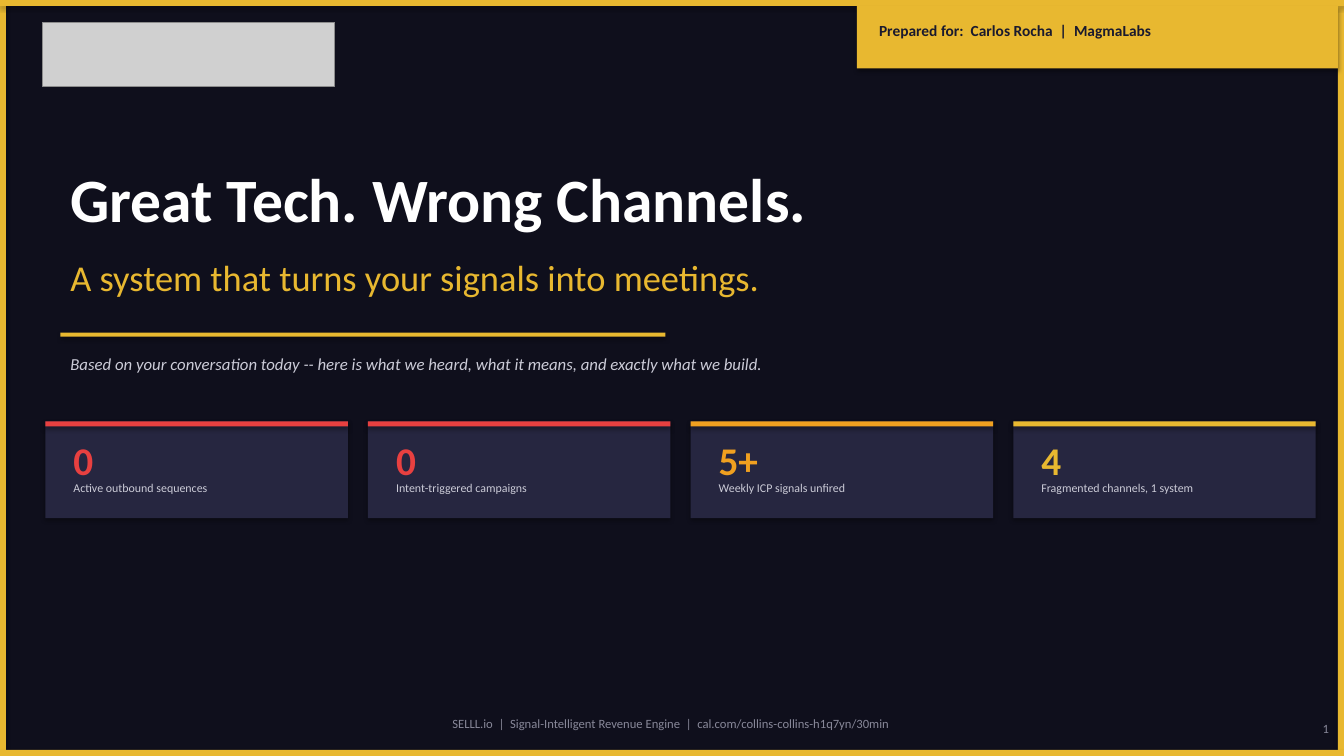
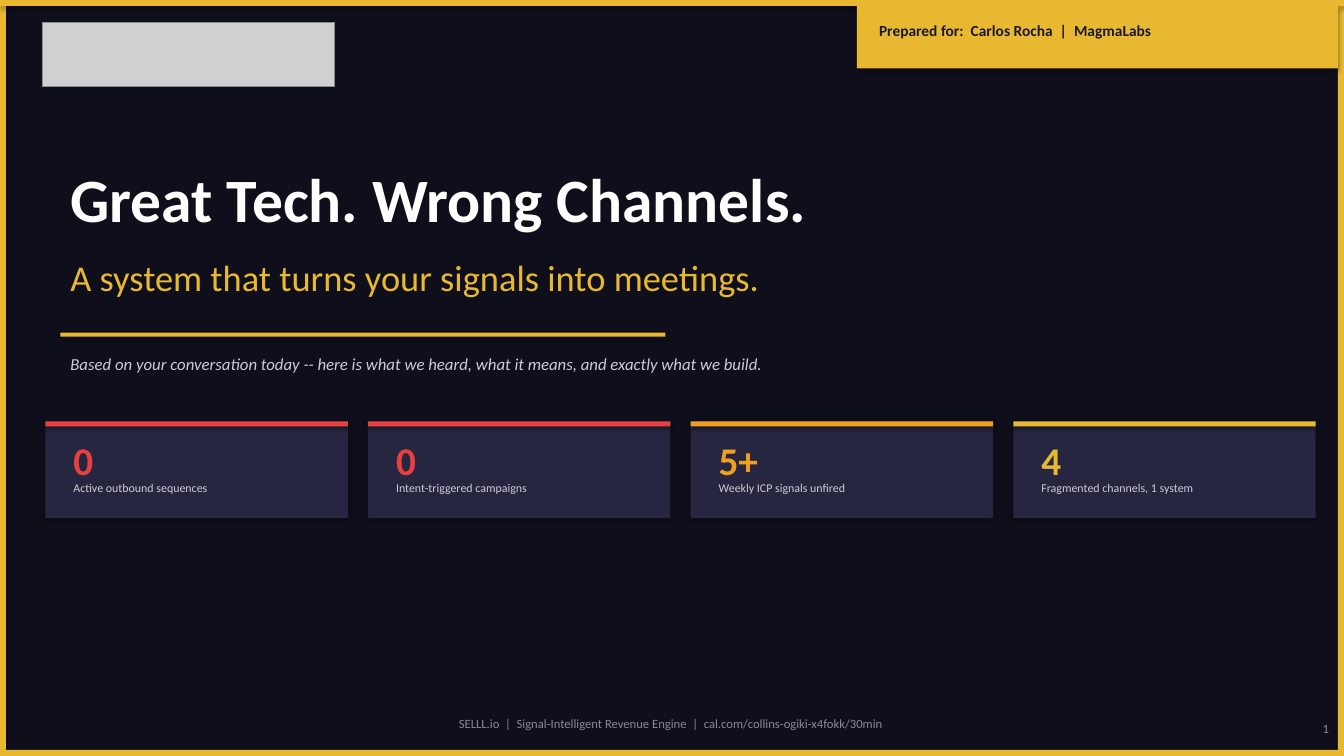
Before and after one commit to ogikicollins/Extruct-GTM-SKILLS, a slide deck: slide 1 of SELLL-Engine/MagmaLabs-Disco-Deck.pptx. Drawn at 1344x756 pixels with LibreOffice and Linux fonts; fonts in the diff are those of the drawing; grey boxes stand for pictures. Boxes give left, top, right and bottom in pixels: in the first picture for what was removed or moved away, otherwise in the second. Text is boxed around its words. In the diff, an @@ line names an element or a change of style, - is before the commit and + after.

```diff
--- a/SELLL-Engine/MagmaLabs-Disco-Deck.pptx
+++ b/SELLL-Engine/MagmaLabs-Disco-Deck.pptx
@@ text at [459, 719, 882, 730]: text changed @@
-SELLL.io | Signal-Intelligent Revenue Engine | cal.com/collins-collins-h1q7yn/30min
+SELLL.io | Signal-Intelligent Revenue Engine | cal.com/collins-ogiki-x4fokk/30min
```
Also in this commit, not shown: 1 other slide changed, 6 other files.
